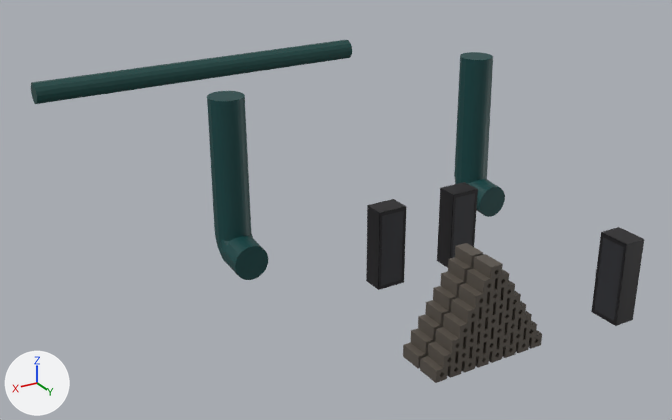
Renders of the FBX model Assets/Art/lobby/zawartosc.fbx from each side of a commit.
Both versions are drawn from a 50 mm camera at (52.7, 153.4, 67.6) aimed at (-15.8, 39.3, 10.6). The lights are fixed; the arrows at lower left show +X, +Y and +Z. Where no turn or scale is listed for an object, it has been applied to the vertices.
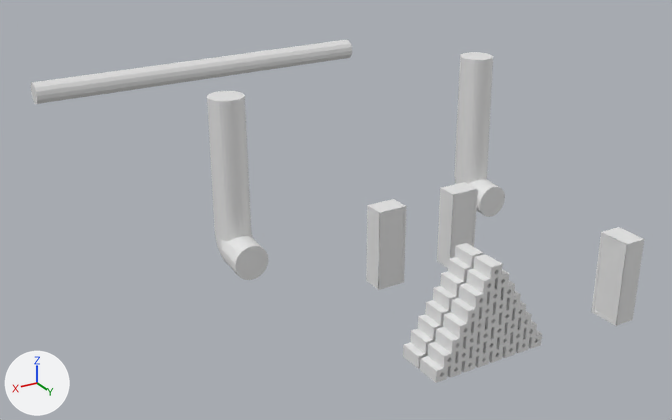
Pixel boxes [x1, y1, x2, y2] of what changed, in the pictures (672 x 420 px):
'Cube.1213', recoloured: [420, 254, 542, 383] in both
'Cylinder', recoloured (cyan to grey): [207, 91, 268, 280] in both
'Cylinder.002', recoloured (cyan to grey): [31, 40, 352, 104] in both
'Cylinder.001', recoloured (cyan to grey): [454, 52, 505, 217] in both
'Plane.001', recoloured (black to grey): [591, 227, 644, 326] in both
'Plane.005', recoloured (black to grey): [366, 199, 406, 290] in both
'Cube.001', recoloured (grey to white): [403, 243, 483, 369] in both
'Plane.003', recoloured (black to grey): [437, 182, 478, 268] in both

What changed in the scene script:
```text
Change me_cube_001:
    where me_cube_001.from_pydata(...)  # 720 vertices, 432 faces; spans x -7.9..7.7, y -1.5..1.5, z -11.8..0.8
    remove me_cube_001.materials.append(mat_material_001)  # picture img_paleta_png
Change me_cube_1216:
    where me_cube_1216.from_pydata(...)  # 720 vertices, 432 faces; spans x -7.9..7.7, y -1.5..1.5, z -11.8..0.8
    remove me_cube_1216.materials.append(mat_material_001)  # picture img_paleta_png
Change me_cylinder:
    where me_cylinder.from_pydata(...)  # 167 vertices, 114 faces; spans x -2.5..2.5, y -6.5..2.0, z -2.5..22.0
    remove me_cylinder.materials.append(mat_material_001)  # picture img_paleta_png
Change me_plane_003:
    where me_plane_003.from_pydata(...)  # 204 vertices, 200 faces; spans x -2.07..2.07, y -2.95..0.14, z -5.6..5.6
    remove me_plane_003.materials.append(mat_material_001)  # picture img_paleta_png
Change me_cylinder_004:
    where me_cylinder_004.from_pydata(...)  # 26 vertices, 15 faces; spans x -32.9..32.9, y -2.0..2.0, z -2.0..2.0
    remove me_cylinder_004.materials.append(mat_material_001)  # picture img_paleta_png
Change me_plane_007:
    where me_plane_007.from_pydata(...)  # 204 vertices, 200 faces; spans x -2.07..2.07, y -2.95..0.14, z -5.6..5.6
    remove me_plane_007.materials.append(mat_material_001)  # picture img_paleta_png
Change me_plane_005:
    where me_plane_005.from_pydata(...)  # 204 vertices, 200 faces; spans x -2.95..0.14, y -2.07..2.07, z -5.6..5.6
    remove me_plane_005.materials.append(mat_material_001)  # picture img_paleta_png
Change me_cylinder_002:
    where me_cylinder_002.from_pydata(...)  # 167 vertices, 114 faces; spans x -2.5..2.5, y -6.5..2.0, z -2.5..22.0
    remove me_cylinder_002.materials.append(mat_material_001)  # picture img_paleta_png
```
